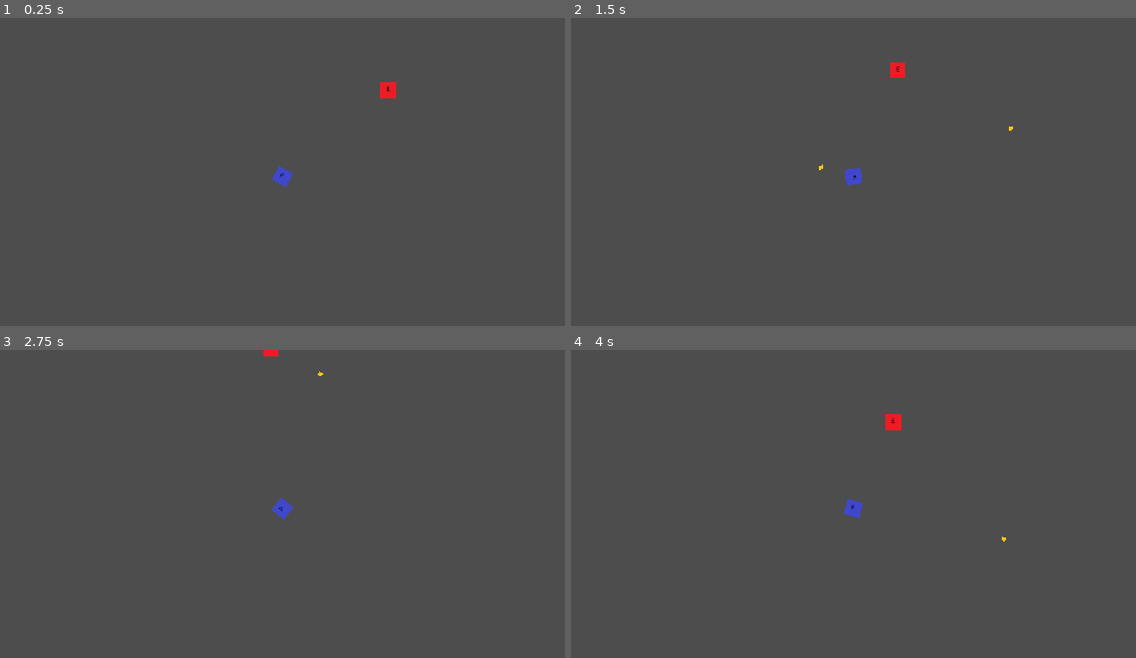
Above: before the commit, frames 1-4 (two rows, left to right).
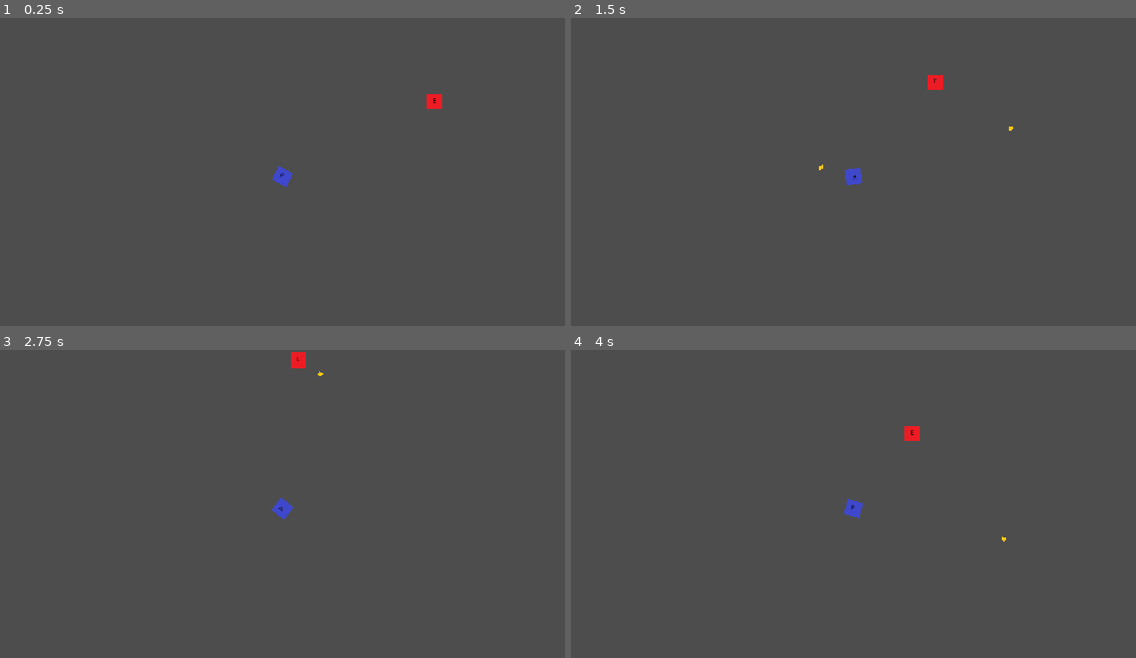
Above: after the commit, the same moments.

Repository: RJField/JazzySnazzy
Game: Godot game, scene res://src/levels/Room.tscn
The game is run twice, just before and just after one commit, with the same random seed, the same clock (stepped at 60 frames per second) and the same inputs.
Inputs (mouse positions are in pixels of both pictures, inside the frame that each line leads up to):
- Up to frame 1 (0.25 s): no input
- Up to frame 2 (1.5 s): move the mouse to (977, 159) at 0.52 s; press the mouse at (977, 159) at 0.53 s; hold D (move_right) 0.53-1.28 s; move the mouse to (740, 193) at 1.27 s; release the mouse at (740, 193) at 1.28 s; hold S (move_down) from 1.28 s (still down); click (740, 193) at 1.35 s
- Up to frame 3 (2.75 s): move the mouse to (339, 439) at 2.02 s; release S (move_down) at 2.03 s; press the mouse at (339, 439) at 2.03 s; hold D (move_right) from 2.03 s (still down)
- Up to frame 4 (4 s): move the mouse to (825, 571) at 2.77 s; release D (move_right) at 2.78 s; release the mouse at (825, 571) at 2.78 s; hold W (move_up) 2.78-3.53 s; click (825, 571) at 2.85 s; move the mouse to (1023, 556) at 3.52 s; press the mouse at (1023, 556) at 3.53 s; hold A (move_left) from 3.53 s (still down)

The runs differ from the first frame. In frame 1, 0.3% of the frame differs, in the area x 67-79%, y 20-30%; in frame 2, 0.3%; in frame 3, 0.2%; in frame 4, 0.3%.

Commit message:
Added basic spawn pool functionality for enemy spawner.

Diff:
--- a/src/entities/enemies/BaseEnemy.gd
+++ b/src/entities/enemies/BaseEnemy.gd
@@ -4,7 +4,7 @@
 
 @onready var health_component: HealthComponent = $HealthComponent
 
-var speed: float = 20.0
+var speed: float
 var _dying: bool = false
 var _def: EnemyData
 var _target: Node2D
--- a/src/entities/enemies/goblin.tres
+++ b/src/entities/enemies/goblin.tres
@@ -5,7 +5,7 @@
 
 [resource]
 script = ExtResource("1_doyp8")
-max_health = 250.0
+max_health = 30.0
 display_name = "Goblin"
 scene = ExtResource("1_hqpy2")
 metadata/_custom_type_script = "uid://cjdvlx48btii3"
--- /dev/null
+++ b/src/entities/enemies/slime.tres
@@ -0,0 +1,11 @@
+[gd_resource type="Resource" script_class="EnemyData" format=3 uid="uid://bc70vgxh3l6ey"]
+
+[ext_resource type="Script" uid="uid://cjdvlx48btii3" path="res://src/entities/enemies/EnemyData.gd" id="1_4rvn7"]
+[ext_resource type="PackedScene" uid="uid://cko62wutiaurc" path="res://src/entities/enemies/BaseEnemy.tscn" id="1_qaygt"]
+
+[resource]
+script = ExtResource("1_4rvn7")
+max_health = 70.0
+speed = 5.0
+scene = ExtResource("1_qaygt")
+metadata/_custom_type_script = "uid://cjdvlx48btii3"
--- a/src/entities/player/Player.gd
+++ b/src/entities/player/Player.gd
@@ -20,4 +20,3 @@
     var b = bullet_scene.instantiate()
     get_tree().root.add_child(b)
     b.global_transform = $WeaponPivot.global_transform
-    # No signal connection here!
--- a/src/levels/Room.tscn
+++ b/src/levels/Room.tscn
@@ -42,6 +42,6 @@
 motion_mode = 1
 
 [node name="Spawner" parent="." unique_id=1686735992 node_paths=PackedStringArray("container") instance=ExtResource("2_vs3x7")]
-position = Vector2(211, -177)
+position = Vector2(309, -153)
 def = ExtResource("3_evsmo")
 container = NodePath("../Entities")
--- a/src/levels/Spawner.gd
+++ b/src/levels/Spawner.gd
@@ -1,24 +1,36 @@
 class_name Spawner extends Marker2D
 
-@export var def: EnemyData
+@export var spawn_pool: Array[EnemyData]
 @export var container: Node2D
+
+#variables WIP for spawner logic
+var current_alive: int
+#var spawn_timer: #???
+
 
 func _ready() -> void:
     spawn.call_deferred()
 
 
+func _spawn_pool_picker(pool: Array[EnemyData]) -> EnemyData:
+    if pool.is_empty():
+        return null
+    return pool[0]
+
+
 func spawn() -> Node:
-        if def == null:
-           push_error("Def null")
-           return
         if container == null:
             push_error("Container null")
-            return
-        if def.scene == null:
-            push_error("def.scene null")
-            return
-        var enemy = def.scene.instantiate()
-        enemy.configure(def, null)
+            return null
+        var chosen := _spawn_pool_picker(spawn_pool)
+        if chosen == null:
+            push_error("Chosen null")
+            return null
+        if chosen.scene == null:
+            push_error("Chosen null")
+            return null
+        var enemy = chosen.scene.instantiate()
+        enemy.configure(chosen, null)
         container.add_child(enemy)
         enemy.global_position = global_position
         return enemy
--- a/src/levels/Spawner.tscn
+++ b/src/levels/Spawner.tscn
@@ -1,6 +1,9 @@
 [gd_scene format=3 uid="uid://cxtqsqgsg3f4u"]
 
 [ext_resource type="Script" uid="uid://bfbbyk4756ciu" path="res://src/levels/Spawner.gd" id="1_xpt8c"]
+[ext_resource type="Script" uid="uid://cjdvlx48btii3" path="res://src/entities/enemies/EnemyData.gd" id="2_ccsba"]
+[ext_resource type="Resource" uid="uid://bc70vgxh3l6ey" path="res://src/entities/enemies/slime.tres" id="3_tp1ie"]
 
 [node name="Spawner" type="Marker2D" unique_id=1686735992]
 script = ExtResource("1_xpt8c")
+spawn_pool = Array[ExtResource("2_ccsba")]([ExtResource("3_tp1ie")])
